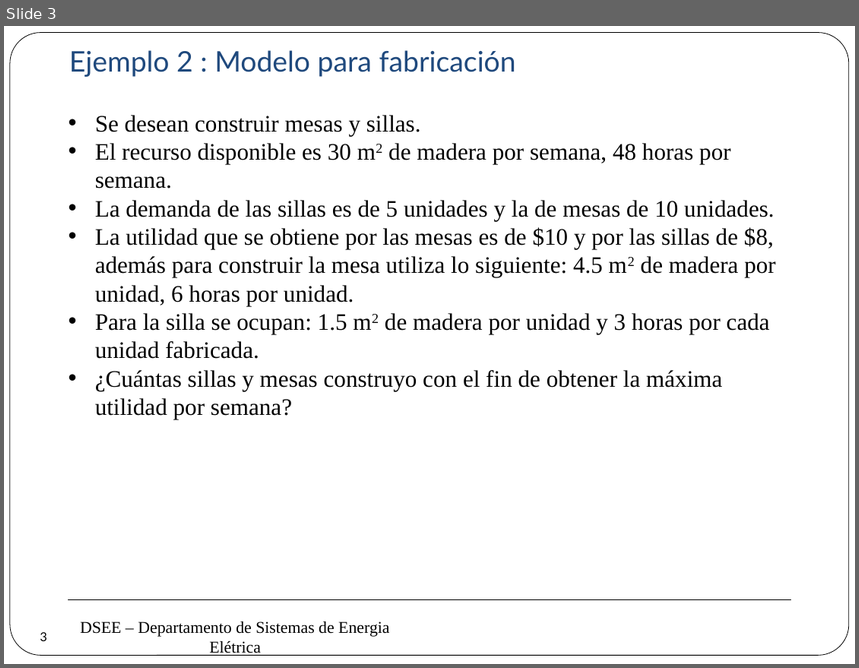
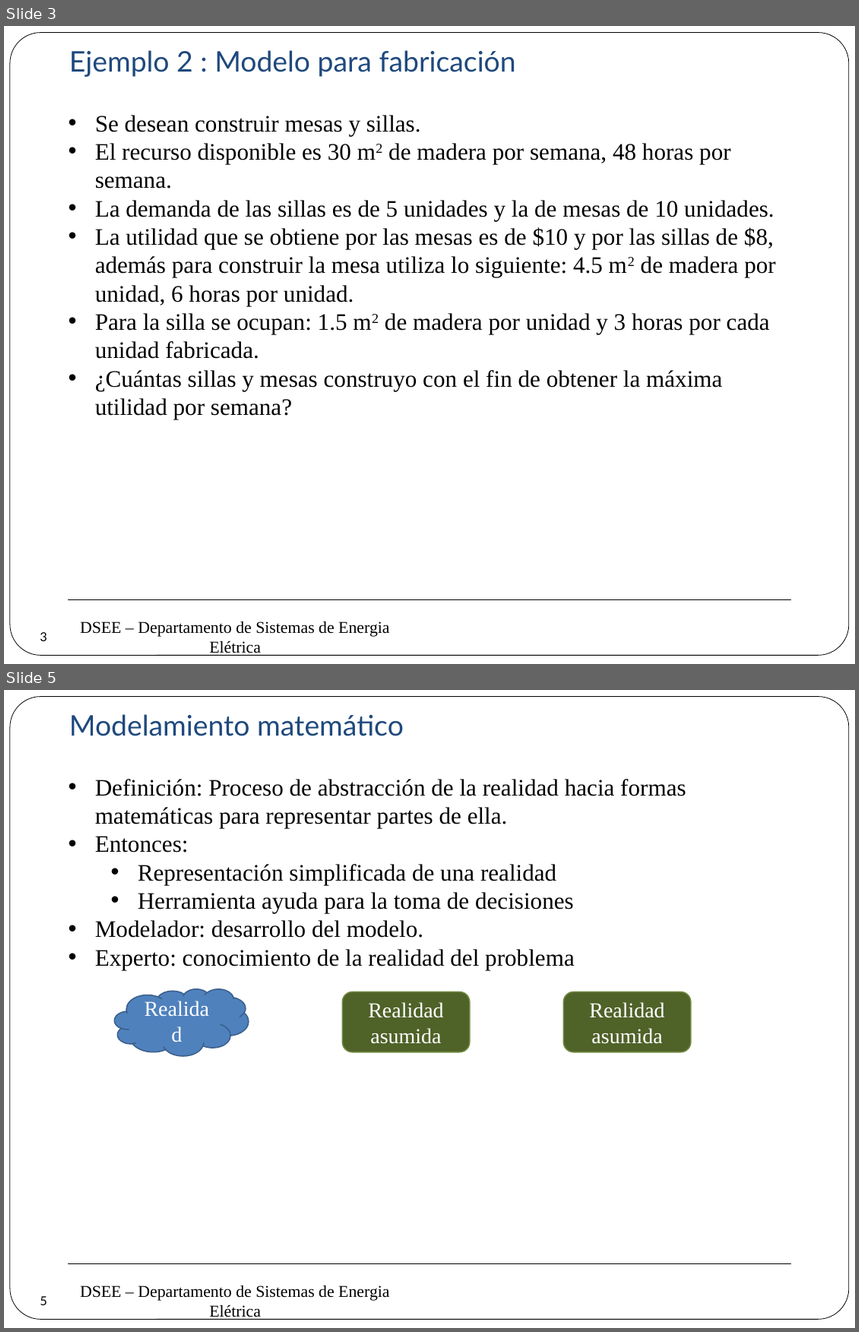
Before and after one commit to erikfilias/Power-Systems-Optimization-using-Julia-Language, a slide deck: 1. Lectures/Introducción a la Optimización aplicada a Sistemas de Energía Eléctrica/Dia 1/2. Modelamiento e Optimización.pptx. Shown one above the other, each under a label of ours: slide 3 before the commit, slides 3 and 5 after it; the slides between them are not shown. The pictures are 859x668 and 859x1332 pixels, drawn with LibreOffice and Linux fonts; fonts in the diff are those of the drawing; background and template pictures are left out. Boxes give left, top, right and bottom in pixels: in the first picture for what was removed or moved away, otherwise in the second. Text is boxed around its words. In the diff, an @@ line names an element or a change of style, - is before the commit and + after.

```diff
--- a/1. Lectures/Introducción a la Optimización aplicada a Sistemas de Energía Eléctrica/Dia 1/2. Modelamiento e Optimización.pptx
+++ b/1. Lectures/Introducción a la Optimización aplicada a Sistemas de Energía Eléctrica/Dia 1/2. Modelamiento e Optimización.pptx
@@ slide 5 added at <box>4,690,855,1328</box>, background #FFFFFF; not listed: 3 template elements that a slide beside it also shows @@
@@ text added at <box>69,714,404,736</box>, 24 pt, text #1F497D @@
+Modelamiento matemático
@@ text added at <box>95,779,686,970</box>, 20 pt, text #000000 @@
+• Definición: Proceso de abstracción de la realidad hacia formas matemáticas para representar partes de ella.
+• Entonces:
+  • Representación simplificada de una realidad
+  • Herramienta ayuda para la toma de decisiones
+• Modelador: desarrollo del modelo.
+• Experto: conocimiento de la realidad del problema
@@ cloud added at <box>115,989,248,1056</box>, fill #4F81BD, outline #3A5F8C 1 pt, 18 pt, text #FFFFFF @@
+Realidad
@@ rounded rectangle added at <box>343,992,471,1053</box>, fill #4F6228, outline #738A42 1 pt, 18 pt, text #FFFFFF @@
+Realidad asumida
@@ rounded rectangle added at <box>563,992,691,1053</box>, fill #4F6228, outline #738A42 1 pt, 18 pt, text #FFFFFF @@
+Realidad asumida
@@ page number added at <box>28,1285,60,1317</box>, 10.5 pt, text #000000 @@
+5
```
Also in this commit, not shown: 1 other slide added.
